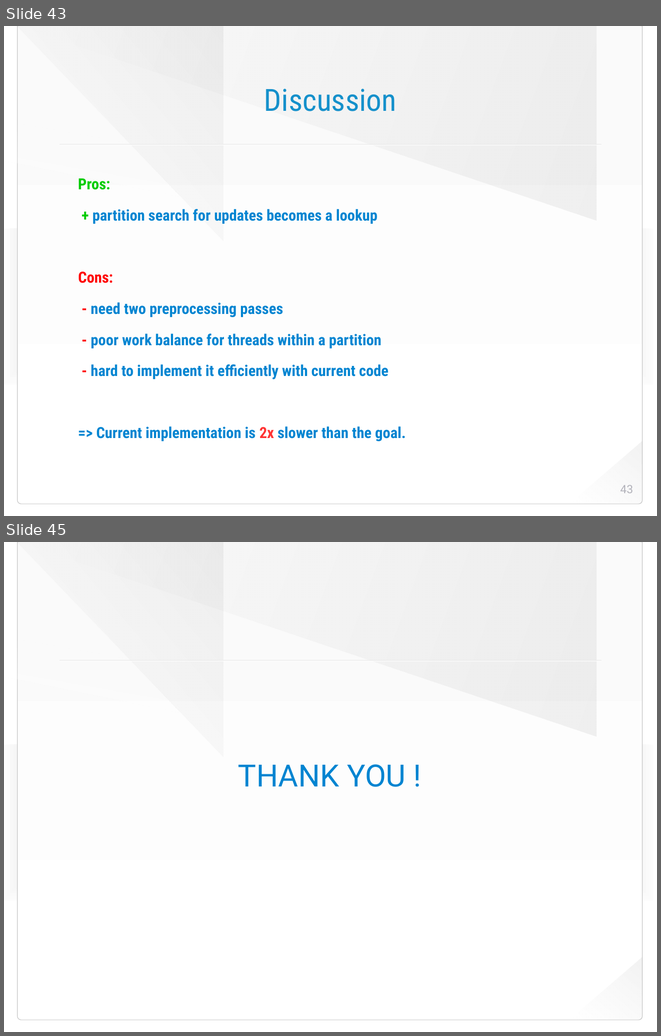
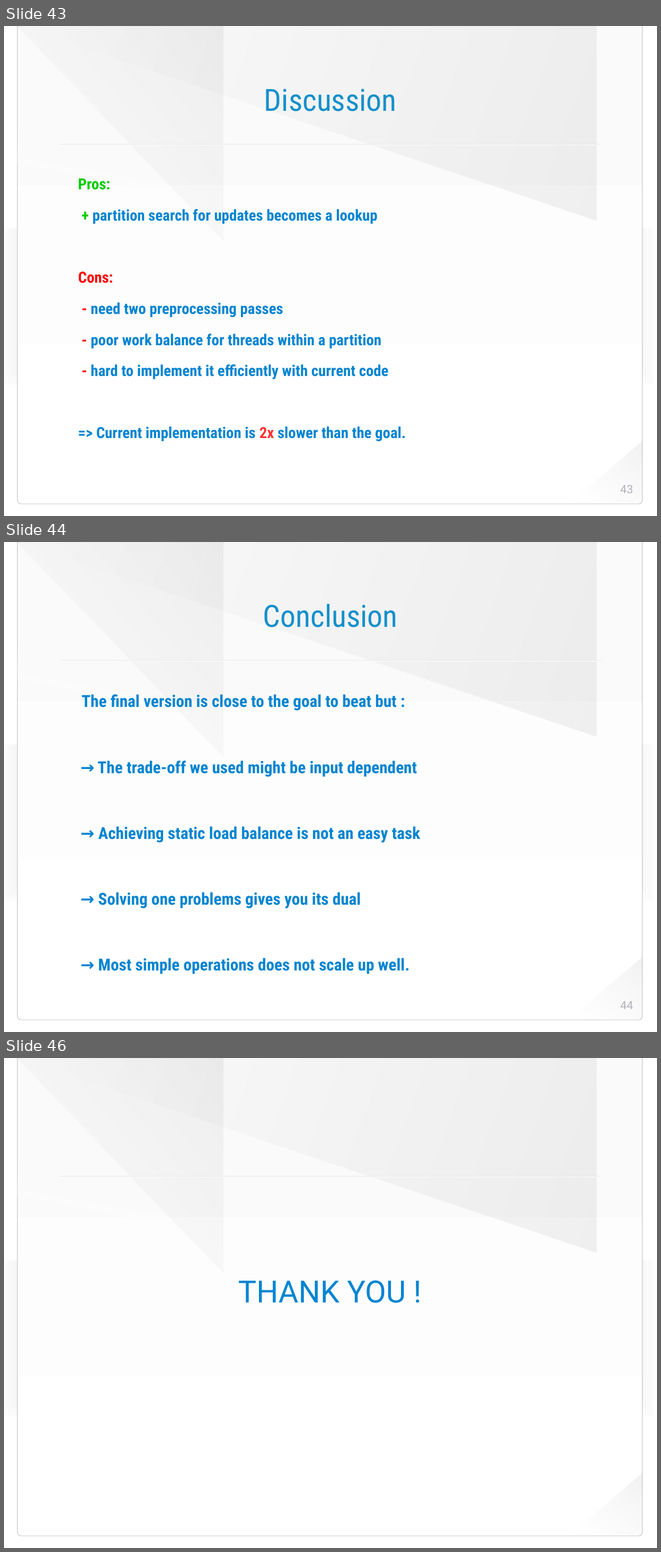
Before and after one commit to HaprianVlad/chaos, a slide deck: presentation.odp. Shown one above the other, each under a label of ours: slides 43 and 45 before the commit, slides 43, 44 and 46 after it; the slides between them are not shown. The pictures are 661x1036 and 661x1552 pixels, drawn with LibreOffice and Linux fonts; fonts in the diff are those of the drawing; background and template pictures are left out. Boxes give left, top, right and bottom in pixels: in the first picture for what was removed or moved away, otherwise in the second. Text is boxed around its words. In the diff, an @@ line names an element or a change of style, - is before the commit and + after.

```diff
--- a/presentation.odp
+++ b/presentation.odp
@@ slide 44 added at (4,542,657,1032), background picture (left out); not listed: 8 template elements that a slide beside it also shows @@
@@ title added at (263,603,398,627), 48 pt, text #1490CB @@
+Conclusion
@@ text added at (81,694,420,974), 26 pt, text #0084D1, bold @@
+The final version is close to the goal to beat but :
+→ The trade-off we used might be input dependent
+→ Achieving static load balance is not an easy task
+→ Solving one problems gives you its dual
+→ Most simple operations does not scale up well.
@@ page number added at (620,1001,633,1009), 18 pt, text #B3B3BB @@
+44
@@ what was slide 45 is now slide 46 @@
```
Also in this commit, not shown: 1 slide changed, 1 other slide added, 1 slide removed, 1 other file.
